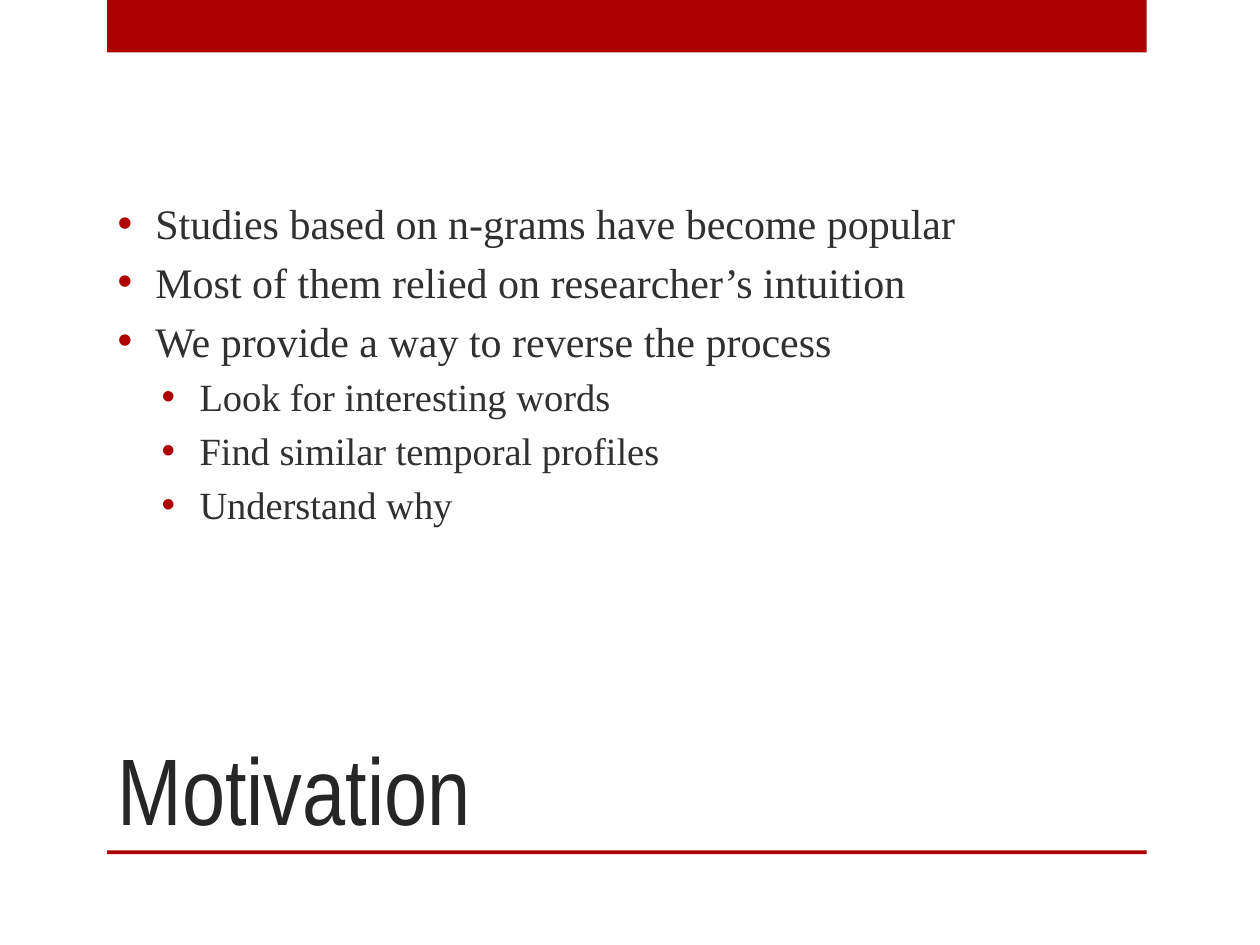
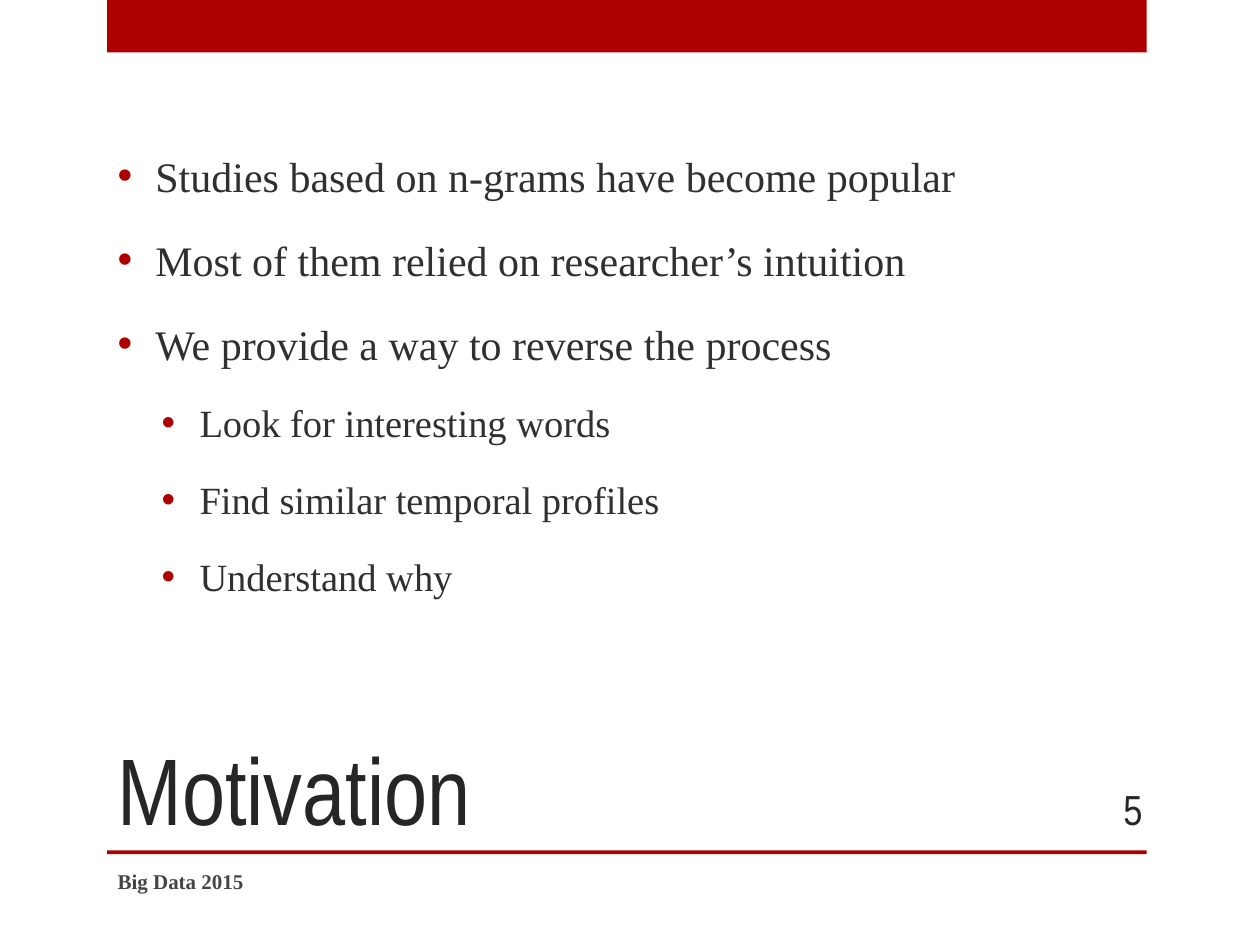
Before and after one commit to SidneyBovet/smargn, a slide deck: slide 5 of presentation/smargn-presentation.pptx (slide 3 before the commit). Drawn at 1260x945 pixels with LibreOffice and Linux fonts; fonts in the diff are those of the drawing; background and template pictures are left out. Boxes give left, top, right and bottom in pixels: in the first picture for what was removed or moved away, otherwise in the second. Text is boxed around its words. In the diff, an @@ line names an element or a change of style, - is before the commit and + after.

```diff
--- a/presentation/smargn-presentation.pptx
+++ b/presentation/smargn-presentation.pptx
@@ text "Studies based on n-grams have ..." at <box>155,163,955,599</box>: line spacing 1 to 1.5 @@
@@ page number added at <box>1123,796,1142,826</box>, 24 pt, text #262626 @@
+5
@@ text added at <box>118,874,243,893</box>, 12 pt, text #454545, bold @@
+Big Data 2015
```
Also in this commit, not shown: 3 other slides changed, 11 slides added, 2 slides removed, 9 other files.
